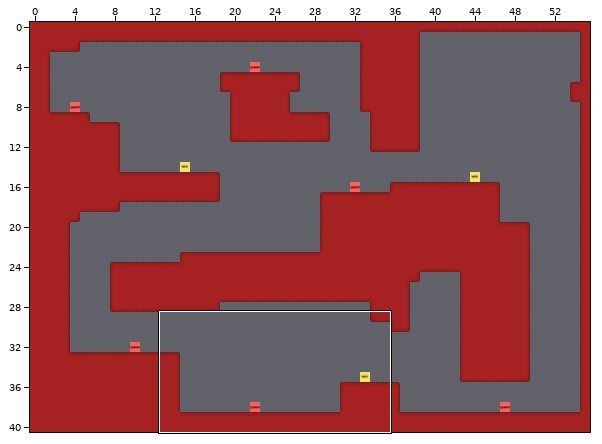
One commit to this Tiled map: GlamourJam/GlamourJamContent/testmap.tmx. The first picture is a wide view before the edit; the outline marks the close-up.
Close-up. Before:
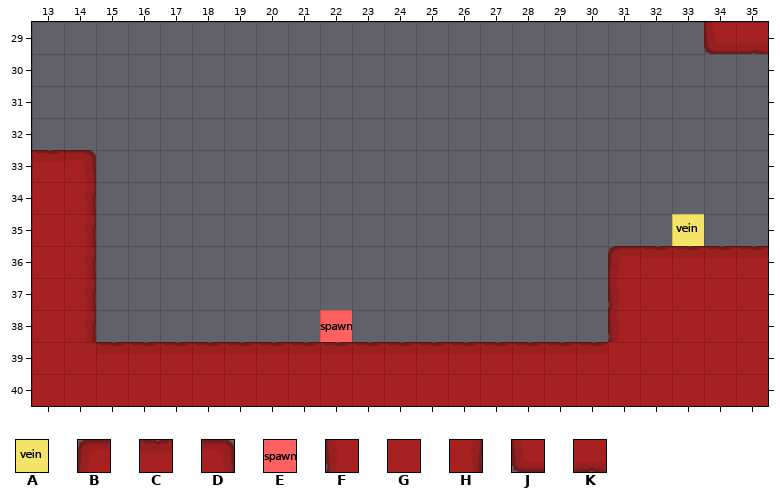
Cells are 32x32 px. Shown: x 13..35, y 29..40. The commit also changed other parts of the map, which this record leaves out.
Key: from "tileset32": A 3, B 4, C 5, D 6, E 7, F 8, G 9, H 10, J 12, K 13.
_ is an empty cell.
Layer "Tile Layer 1" before, first column x 13:
29 _____________________JK
30 _______________________
31 _______________________
32 _______________________
33 CD_____________________
34 GH_____________________
35 GH__________________A__
36 GH________________BCCCC
37 GH________________FGGGG
38 GH_______E________FGGGG
39 GGCCCCCCCCCCCCCCCCGGGGG
40 GGGGGGGGGGGGGGGGGGGGGGG
The result:
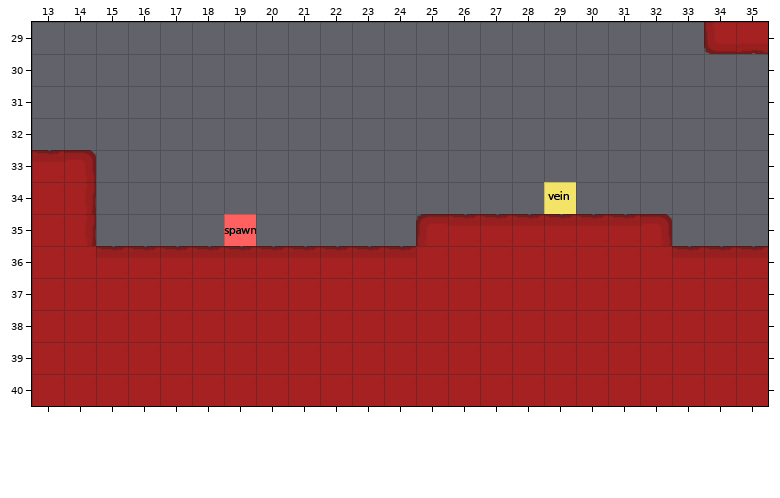
The edit:
Changed rows in their new state; . is an unchanged cell.
Layer "Tile Layer 1":
first column x 14:
34 ...............A....
35 .....E.....BCCCCCCD_
36 GCCCCCCCCCCGGGGGGGG.
37 GGGGGGGGGGGGGGGGGG..
38 GGGGGGGGGGGGGGGGGG..
39 .GGGGGGGGGGGGGGGG...
Boxes around the changes in both close-ups, in picture pixels (x1, y1, x2, y2):
changed: (85, 182, 704, 354)
